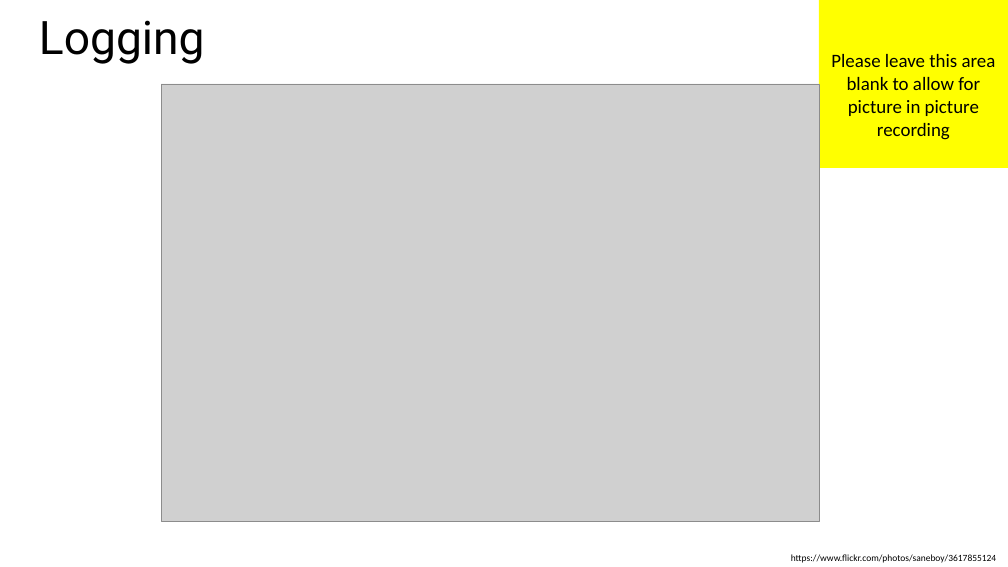
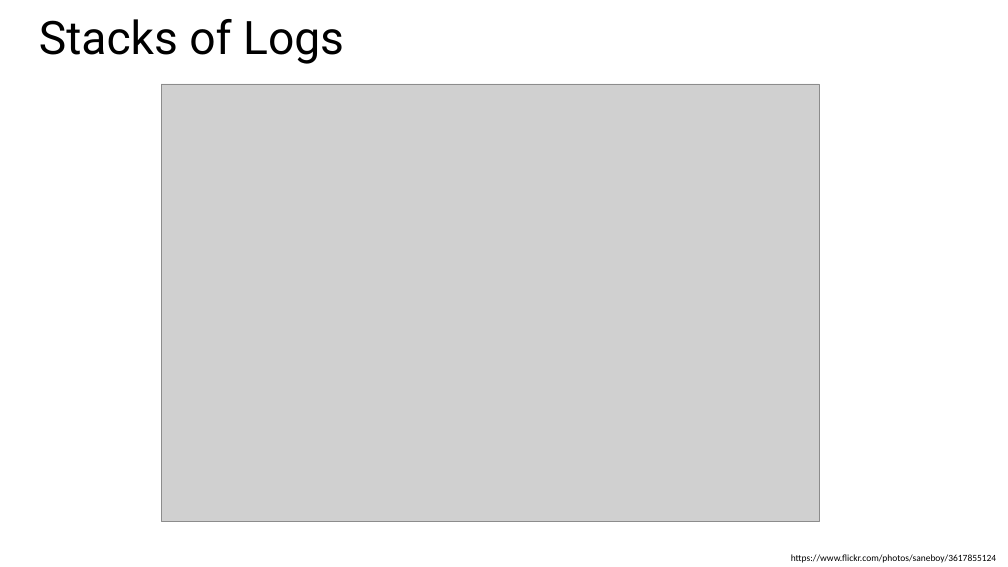
Before and after one commit to MisterJames/AzureImageProcessing, a slide deck: slide 10 of Presentation Materials/MVA-ApplicationsOnAzure-06.pptx (slide 9 before the commit). Drawn at 1008x567 pixels with LibreOffice and Linux fonts; fonts in the diff are those of the drawing; grey boxes stand for pictures. Boxes give left, top, right and bottom in pixels: in the first picture for what was removed or moved away, otherwise in the second. Text is boxed around its words. In the diff, an @@ line names an element or a change of style, - is before the commit and + after.

```diff
--- a/Presentation Materials/MVA-ApplicationsOnAzure-06.pptx
+++ b/Presentation Materials/MVA-ApplicationsOnAzure-06.pptx
@@ title at <box>39,19,344,64</box>: text changed @@
-Logging
+Stacks of Logs
@@ rectangle removed at <box>819,0,1008,168</box> @@
-Please leave this area blank to allow for picture in picture recording
```
Also in this commit, not shown: 10 other slides changed, 11 slides added, 6 slides removed.
